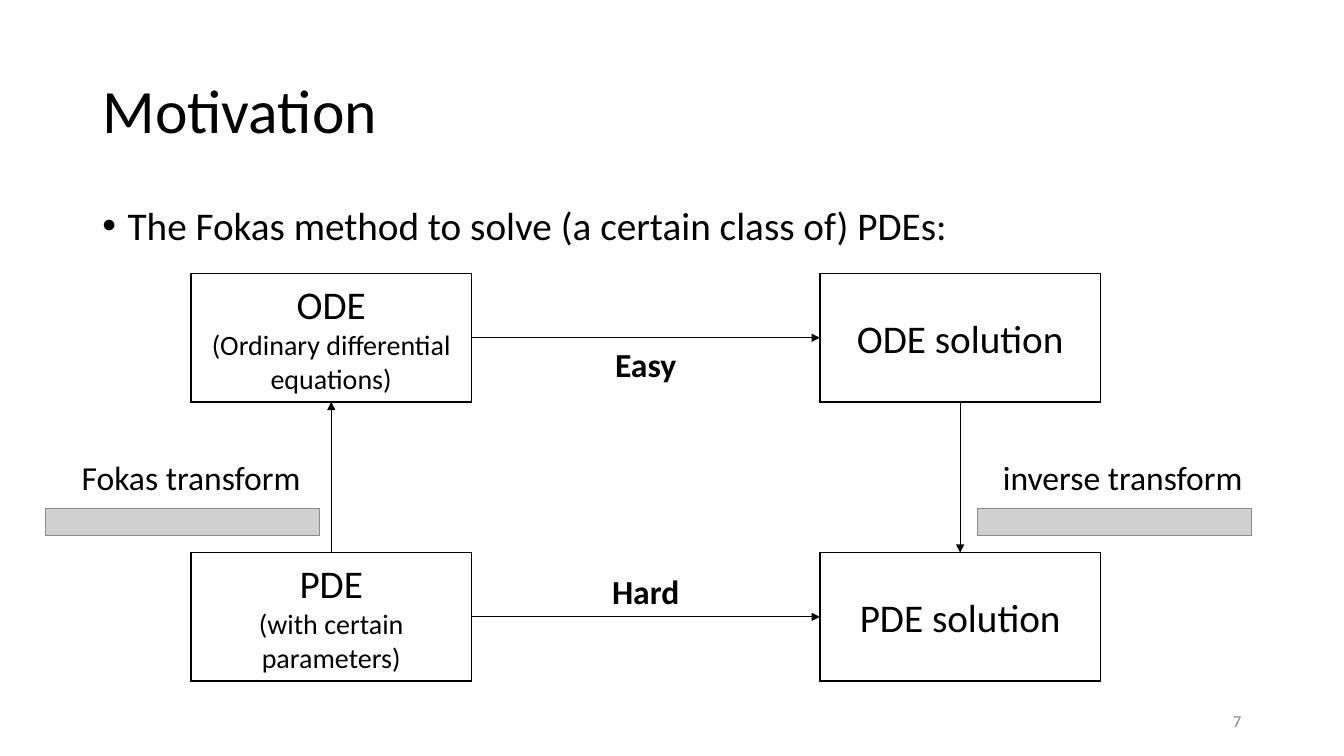
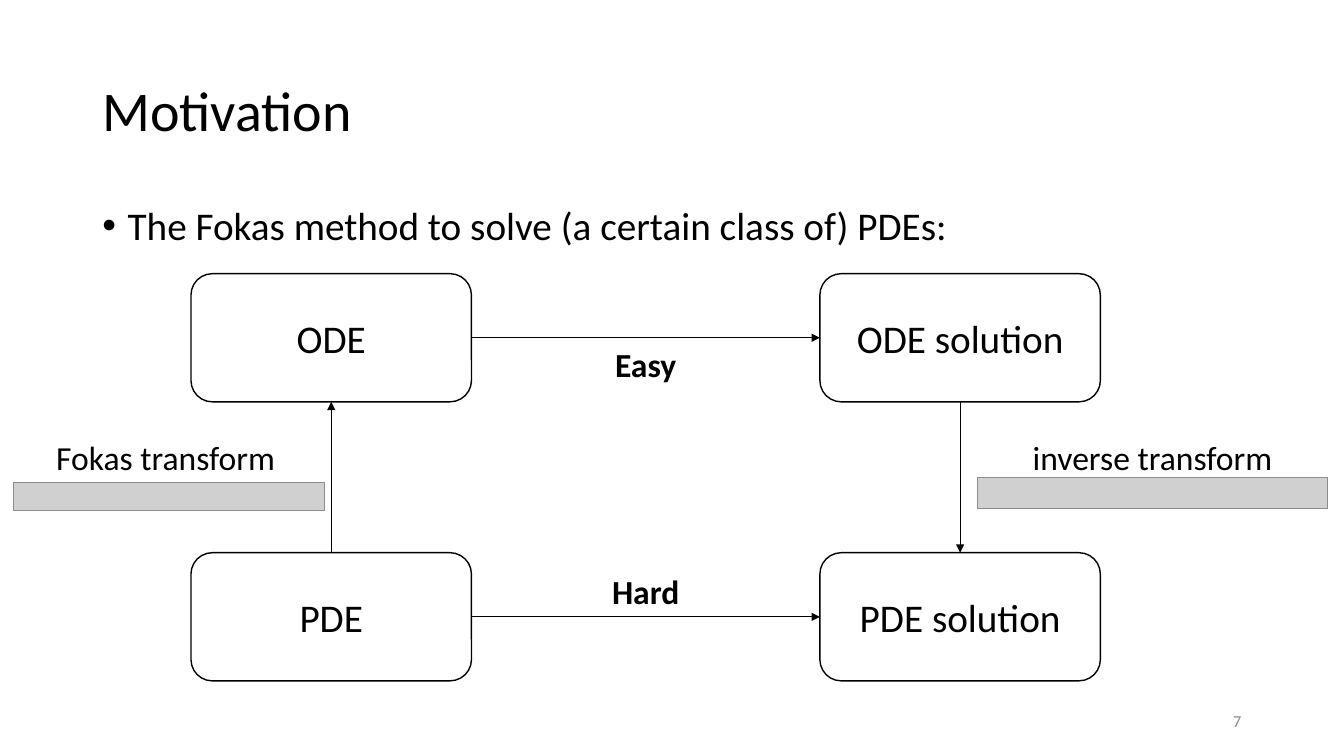
Before and after one commit to largecats/capstone-project, a slide deck: slide 7 of presentation/presentation.pptx. Drawn at 1344x756 pixels with LibreOffice and Linux fonts; fonts in the diff are those of the drawing; grey boxes stand for pictures. Boxes give left, top, right and bottom in pixels: in the first picture for what was removed or moved away, otherwise in the second. Text is boxed around its words. In the diff, an @@ line names an element or a change of style, - is before the commit and + after.

```diff
--- a/presentation/presentation.pptx
+++ b/presentation/presentation.pptx
@@ title "Motivation" at box(102, 92, 351, 132): size 44 to 40 pt @@
@@ rectangle to rounded rectangle in 4 elements at box(820, 553, 1100, 681), box(820, 274, 1100, 402), box(191, 553, 471, 681), box(191, 274, 471, 402) @@
@@ text in rounded rectangle at box(212, 334, 450, 394): paragraph removed @@
-(Ordinary differential equations)
@@ text "Fokas transform": place and size @@
-text "Fokas transform" at box(82, 466, 301, 491)
+text "Fokas transform" at box(56, 446, 275, 471)
@@ text "inverse transform" rewrapped from box(1003, 467, 1243, 491) to box(1033, 447, 1273, 479) @@
@@ picture added at box(978, 478, 1328, 509) @@
@@ picture added at box(13, 483, 325, 510) @@
@@ picture removed at box(46, 508, 321, 535) @@
@@ picture removed at box(978, 508, 1252, 535) @@
@@ text in rounded rectangle at box(259, 613, 403, 673): paragraph removed @@
-(with certain parameters)
```
Also in this commit, not shown: 4 other slides changed, 5 slides added.
